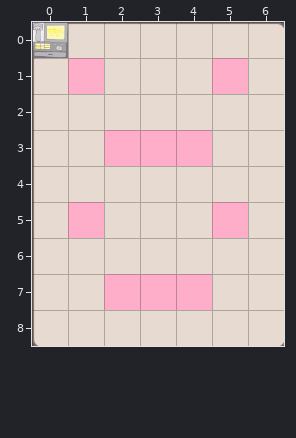
Tiled map -- HungryGame/proj.win32/map/27.tmx. The first picture shows the starting point.
Cells are 60x60 px. Shown: x 0..6, y 0..8.
And afterwards:
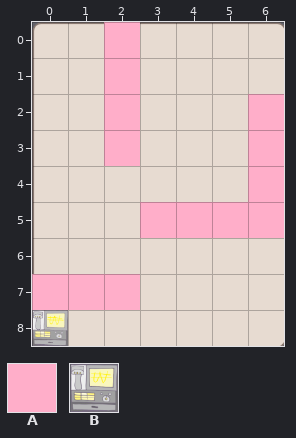
Key: from "metaset1": A 0; from "wall": B 0.
_ is an empty cell.
Tiles replaced or removed in this view: A, B.
What changed:
Changed rows in their new state; . is an unchanged cell.
Layer "wall":
first column x 0:
0 _.....
1 ._..._
3 ...__.
5 ._....
7 ...__.
8 B.....
Layer "Items":
first column x 0:
0 ..A....
1 ._A.._.
2 ..A...A
3 ...__.A
4 ......A
5 ._.AA.A
7 AA.__..
